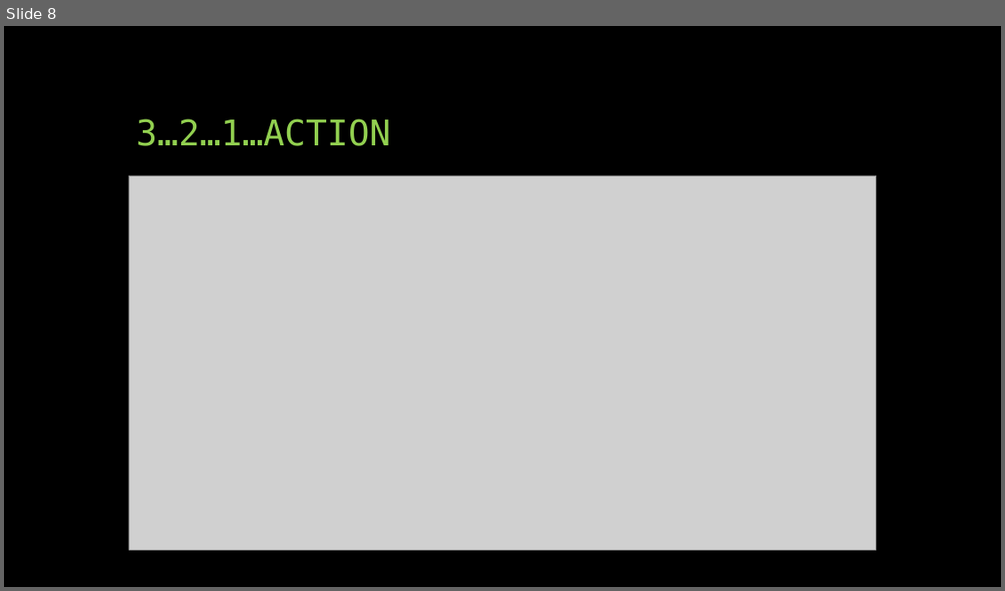
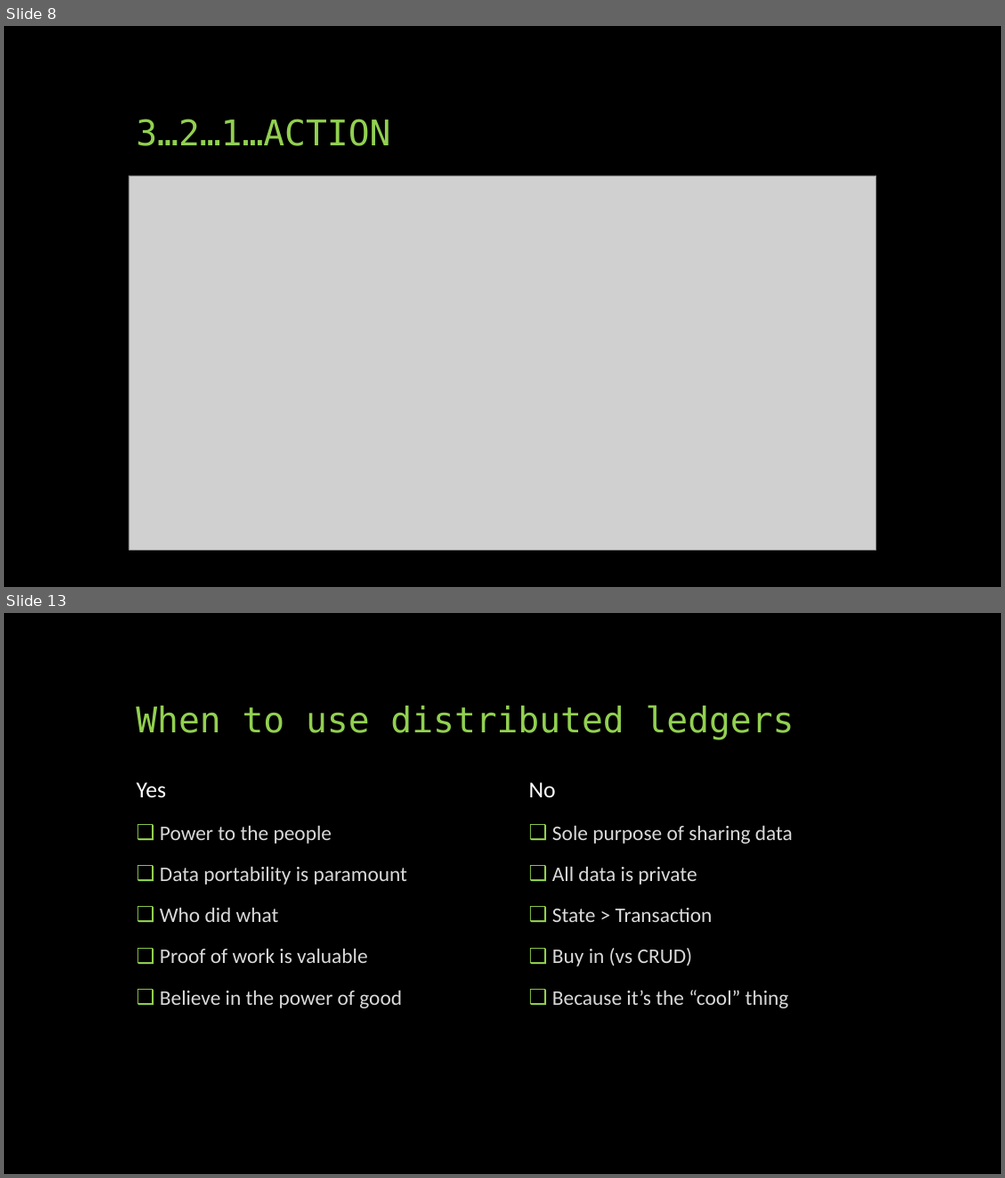
Before and after one commit to jcutrono/leanledger, a slide deck: Unmasking Blockchain.pptx. Shown one above the other, each under a label of ours: slide 8 before the commit, slides 8 and 13 after it; the slides between them are not shown. The pictures are 1005x591 and 1005x1178 pixels, drawn with LibreOffice and Linux fonts; fonts in the diff are those of the drawing; grey boxes stand for pictures. Boxes give left, top, right and bottom in pixels: in the first picture for what was removed or moved away, otherwise in the second. Text is boxed around its words. In the diff, an @@ line names an element or a change of style, - is before the commit and + after.

```diff
--- a/Unmasking Blockchain.pptx
+++ b/Unmasking Blockchain.pptx
@@ slide 13 added at (4, 613, 1001, 1174), background #000000 @@
@@ title added at (136, 705, 794, 739), 34 pt, text #92D050 @@
+When to use distributed ledgers
@@ text added at (137, 782, 166, 797), 22 pt, text #FFFFFF @@
+Yes
@@ text added at (529, 782, 556, 797), 22 pt, text #FFFFFF @@
+No
@@ text added at (160, 825, 407, 1008), 20 pt, text #D9D9D9 @@
+❑ Power to the people
+❑ Data portability is paramount
+❑ Who did what
+❑ Proof of work is valuable
+❑ Believe in the power of good
@@ text added at (552, 825, 793, 1008), 20 pt, text #D9D9D9 @@
+❑ Sole purpose of sharing data
+❑ All data is private
+❑ State > Transaction
+❑ Buy in (vs CRUD)
+❑ Because it’s the “cool” thing
```
Also in this commit, not shown: 1 slide changed, 7 other slides added, 6 slides removed, 1 other file.
